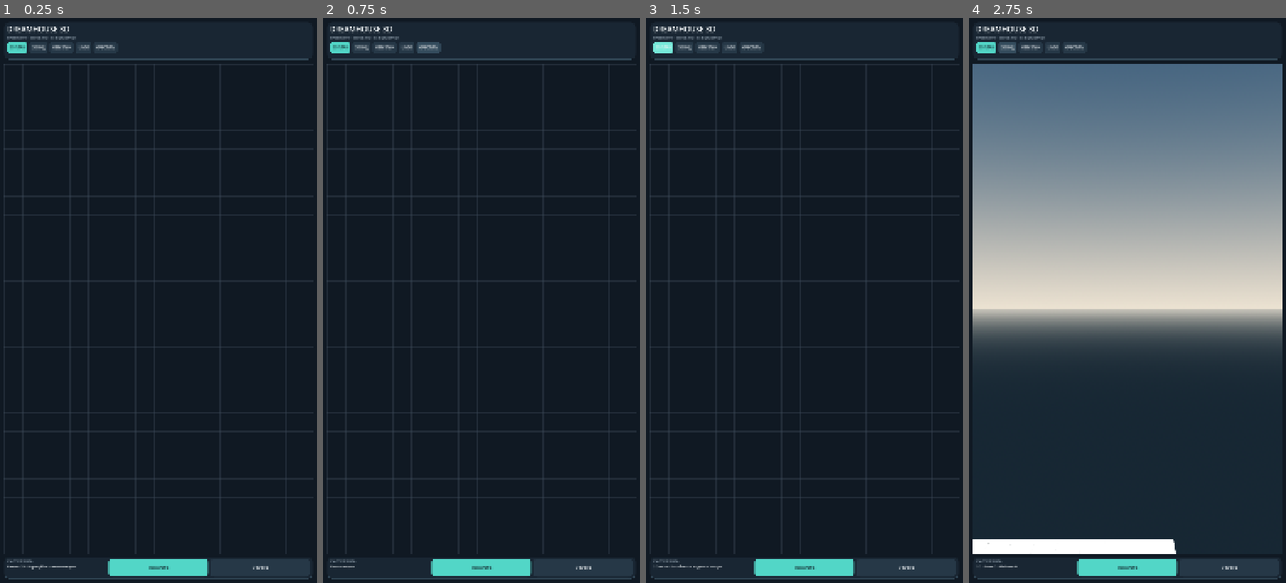
Above: before the commit, frames 1-4 (left to right).
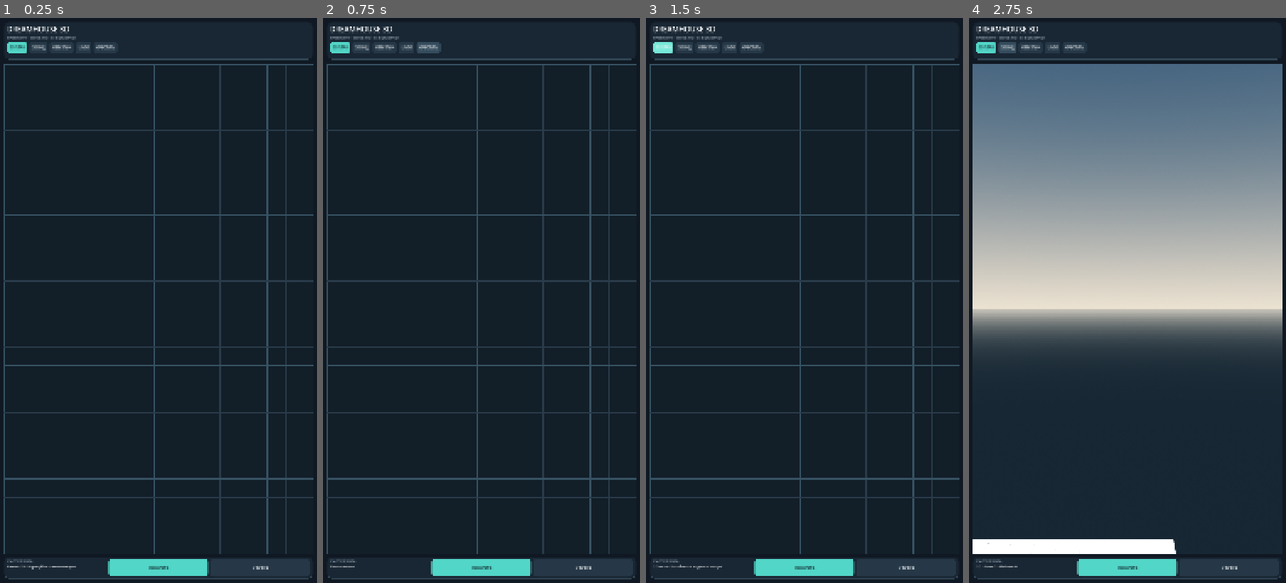
Above: after the commit, the same moments.

Repository: Phantom220-hub/Nyxvault-clinets
Game: Godot game, scene res://scenes/main.tscn
Two runs of this game, one before a commit and one after it. Both use one fixed random seed, a clock stepped at 60 frames per second and the inputs below.
Inputs:
- Up to frame 1 (0.25 s): no input
- Up to frame 2 (0.75 s): click "ОЧИСТИТЬ" at 0.5 s
- Up to frame 3 (1.5 s): click "2D ПЛАН" at 1.25 s
- Up to frame 4 (2.75 s): click "3D ВИД" at 2 s

The runs differ from the first frame. In frame 1, 2.4% of the frame differs, in the area x 1-99%, y 8-95%; in frame 2, 2.4%; in frame 3, 2.4%; in frame 4, nothing differs.

Commit message:
Upgrade DreamHouse 3D visual design and 3D scene

Diff:
--- a/scripts/plan_canvas.gd
+++ b/scripts/plan_canvas.gd
@@ -1,69 +1,79 @@
 extends Control
 class_name PlanCanvas
-
 signal wall_created(a: Vector2, b: Vector2)
-
 var walls: Array[Dictionary] = []
 var drawing := false
 var start_point := Vector2.ZERO
 var current_point := Vector2.ZERO
 var grid_size := 32.0
 var snap_enabled := true
+const GRID_MINOR := Color("#293B49")
+const GRID_MAJOR := Color("#365263")
+const WALL_COLOR := Color("#52D6C7")
+const PREVIEW_COLOR := Color("#FFC878")
 
 func _ready() -> void:
 	mouse_filter = Control.MOUSE_FILTER_STOP
 	queue_redraw()
 
 func _draw() -> void:
-	var step := grid_size
-	for x in range(0, int(size.x) + 1, int(step)):
-		draw_line(Vector2(x, 0), Vector2(x, size.y), Color(0.25, 0.30, 0.36, 0.35), 1.0)
-	for y in range(0, int(size.y) + 1, int(step)):
-		draw_line(Vector2(0, y), Vector2(size.x, y), Color(0.25, 0.30, 0.36, 0.35), 1.0)
+	draw_rect(Rect2(Vector2.ZERO, size), Color("#121E28"), true)
+	var step := int(grid_size)
+	for x in range(0, int(size.x) + step, step):
+		var major := (x / step) % 4 == 0
+		draw_line(Vector2(x, 0), Vector2(x, size.y), GRID_MAJOR if major else GRID_MINOR, 1.4 if major else 0.7)
+	for y in range(0, int(size.y) + step, step):
+		var major := (y / step) % 4 == 0
+		draw_line(Vector2(0, y), Vector2(size.x, y), GRID_MAJOR if major else GRID_MINOR, 1.4 if major else 0.7)
 	for wall in walls:
-		draw_line(wall.a, wall.b, Color(0.12, 0.72, 0.95), 8.0, true)
+		draw_line(wall.a, wall.b, Color("#0A1118"), 13.0, true)
+		draw_line(wall.a, wall.b, WALL_COLOR, 8.0, true)
+		draw_circle(wall.a, 5.0, Color("#EAFBF8"))
+		draw_circle(wall.b, 5.0, Color("#EAFBF8"))
+		var mid: Vector2 = (wall.a + wall.b) * 0.5
+		draw_string(ThemeDB.fallback_font, mid + Vector2(7, -10), "%.2f м" % (wall.a.distance_to(wall.b) / 48.0), HORIZONTAL_ALIGNMENT_LEFT, -1, 13, Color("#D9F5F0"))
 	if drawing:
-		draw_line(start_point, current_point, Color(1.0, 0.75, 0.25), 6.0, true)
-		draw_circle(current_point, 7.0, Color(1.0, 0.75, 0.25))
+		draw_line(start_point, current_point, PREVIEW_COLOR, 7.0, true)
+		draw_circle(start_point, 7.0, PREVIEW_COLOR)
+		draw_circle(current_point, 7.0, PREVIEW_COLOR)
 
-func _snap(point: Vector2) -> Vector2:
-	if not snap_enabled:
-		return point
-	return (point / grid_size).round() * grid_size
+func _snap(p: Vector2) -> Vector2:
+	return (p / grid_size).round() * grid_size if snap_enabled else p
 
 func _gui_input(event: InputEvent) -> void:
 	if event is InputEventMouseButton and event.button_index == MOUSE_BUTTON_LEFT:
 		if event.pressed:
-			drawing = true
-			start_point = _snap(event.position)
-			current_point = start_point
-			accept_event()
+			_begin_wall(event.position)
 		else:
-			if drawing:
-				current_point = _snap(event.position)
-				_finish_wall()
+			_finish_wall(event.position)
 	elif event is InputEventMouseMotion and drawing:
 		current_point = _snap(event.position)
 		queue_redraw()
 	elif event is InputEventScreenTouch:
 		if event.pressed:
-			drawing = true
-			start_point = _snap(event.position)
-			current_point = start_point
-			accept_event()
+			_begin_wall(event.position)
 		else:
-			if drawing:
-				current_point = _snap(event.position)
-				_finish_wall()
+			_finish_wall(event.position)
 	elif event is InputEventScreenDrag and drawing:
 		current_point = _snap(event.position)
 		queue_redraw()
 
-func _finish_wall() -> void:
+func _begin_wall(p: Vector2) -> void:
+	drawing = true
+	start_point = _snap(p)
+	current_point = start_point
+	accept_event()
+	queue_redraw()
+
+func _finish_wall(p: Vector2) -> void:
+	if not drawing:
+		return
+	current_point = _snap(p)
 	drawing = false
 	if start_point.distance_to(current_point) >= grid_size:
 		walls.append({"a": start_point, "b": current_point})
 		wall_created.emit(start_point, current_point)
+	accept_event()
 	queue_redraw()
 
 func undo() -> void:
@@ -73,4 +83,5 @@
 
 func clear_plan() -> void:
 	walls.clear()
+	drawing = false
 	queue_redraw()
